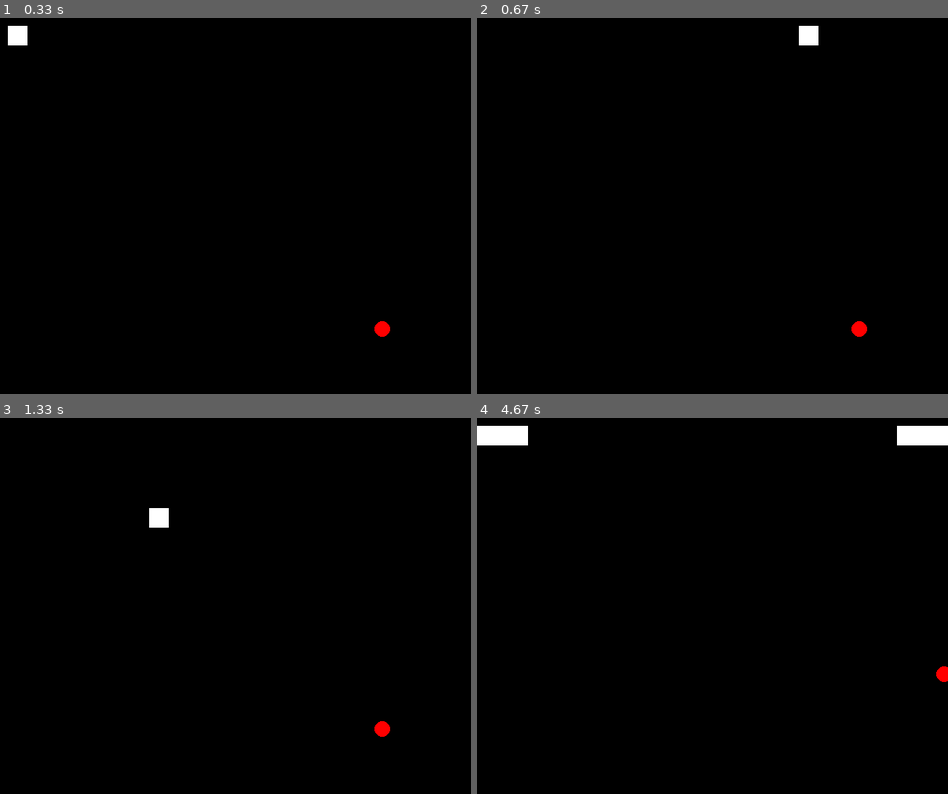
Above: before the commit, frames 1-4 (two rows, left to right).
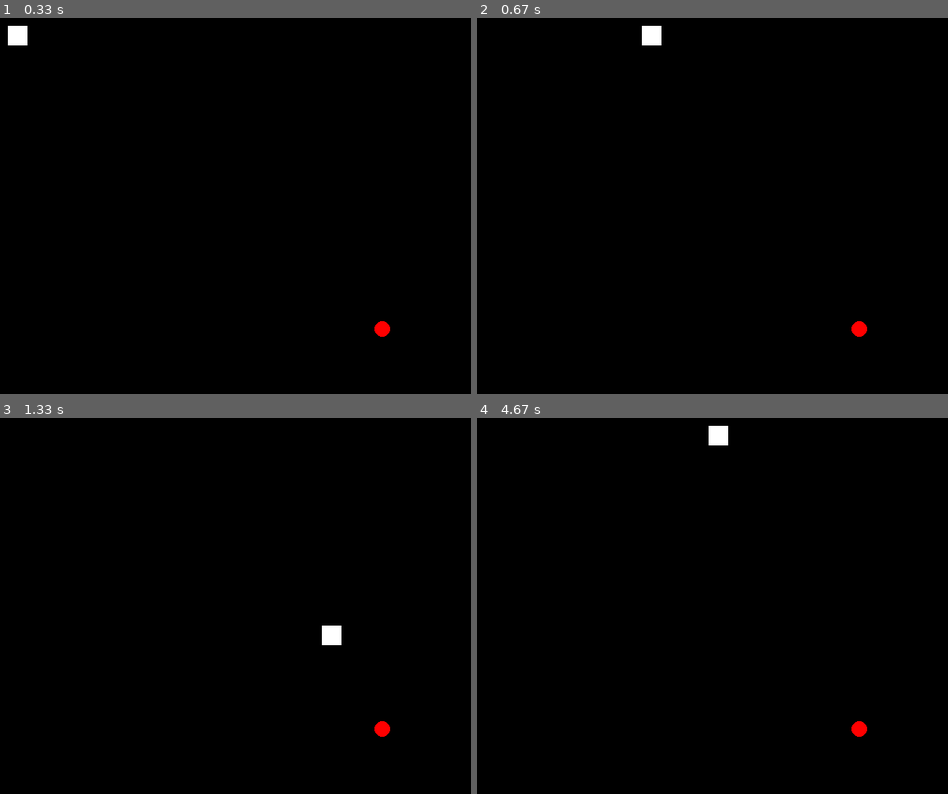
Above: after the commit, the same moments.

Repository: ThomasChr/simplepygamesnake
Game: pygame game, started from main.py
Two runs of this game, one before a commit and one after it. Both use one fixed random seed, a clock stepped at 60 frames per second and the inputs below.
Inputs:
- Up to frame 1 (0.33 s): no input
- Up to frame 2 (0.67 s): hold Right from 0.33 s (still down)
- Up to frame 3 (1.33 s): release Right at 0.8 s; hold Up 0.83-1.13 s; hold Right from 1.17 s (still down)
- Up to frame 4 (4.67 s): release Right at 1.63 s; hold Left 1.67-2.2 s; hold Down 2.23-2.53 s; hold Left 2.57-2.97 s; hold Up 3-3.37 s; hold Right 3.4-4.03 s; hold Down 4.07-4.43 s; hold Left from 4.47 s (still down)

Frame 1 is identical in both runs. In frame 2, 0.4% of the frame differs, in the area x 35-73%, y 2-8%; in frame 3, 0.4%; in frame 4, 1.5%, in the area x 0-100%, y 2-85%.

Commit message:
snake moves by itself, make it a little bit slower

Diff:
--- a/main.py
+++ b/main.py
@@ -23,6 +23,7 @@
 snakepath = []
 oldsnakex = snakex
 oldsnakey = snakey
+lastkey = 0
 
 while not quit:
     for event in pygame.event.get():
@@ -31,10 +32,18 @@
 
     # Keypresses
     pressed = pygame.key.get_pressed()
-    if pressed[pygame.K_UP]: snakey -= snakespeed
-    if pressed[pygame.K_DOWN]: snakey += snakespeed
-    if pressed[pygame.K_LEFT]: snakex -= snakespeed
-    if pressed[pygame.K_RIGHT]: snakex += snakespeed
+    if pressed[pygame.K_UP] or lastkey == pygame.K_UP:
+        lastkey = pygame.K_UP
+        snakey -= snakespeed
+    if pressed[pygame.K_DOWN] or lastkey == pygame.K_DOWN:
+        lastkey = pygame.K_DOWN
+        snakey += snakespeed
+    if pressed[pygame.K_LEFT] or lastkey == pygame.K_LEFT:
+        lastkey = pygame.K_LEFT
+        snakex -= snakespeed
+    if pressed[pygame.K_RIGHT] or lastkey == pygame.K_RIGHT:
+        lastkey = pygame.K_RIGHT
+        snakex += snakespeed
 
     # Rember old position
     if snakex != oldsnakex or snakey != oldsnakey:
@@ -96,5 +105,5 @@
     # Show new Screen
     pygame.display.flip()
 
-    # Wait until 1/120 second has passed
-    clock.tick(120)
+    # Wait until 1/60 second has passed
+    clock.tick(60)
